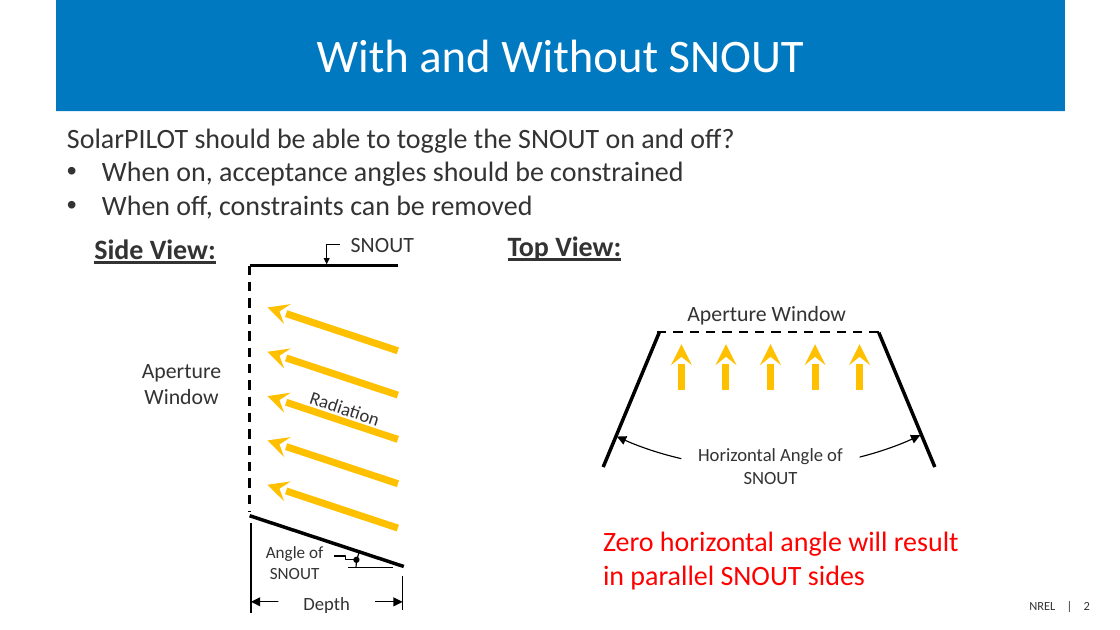
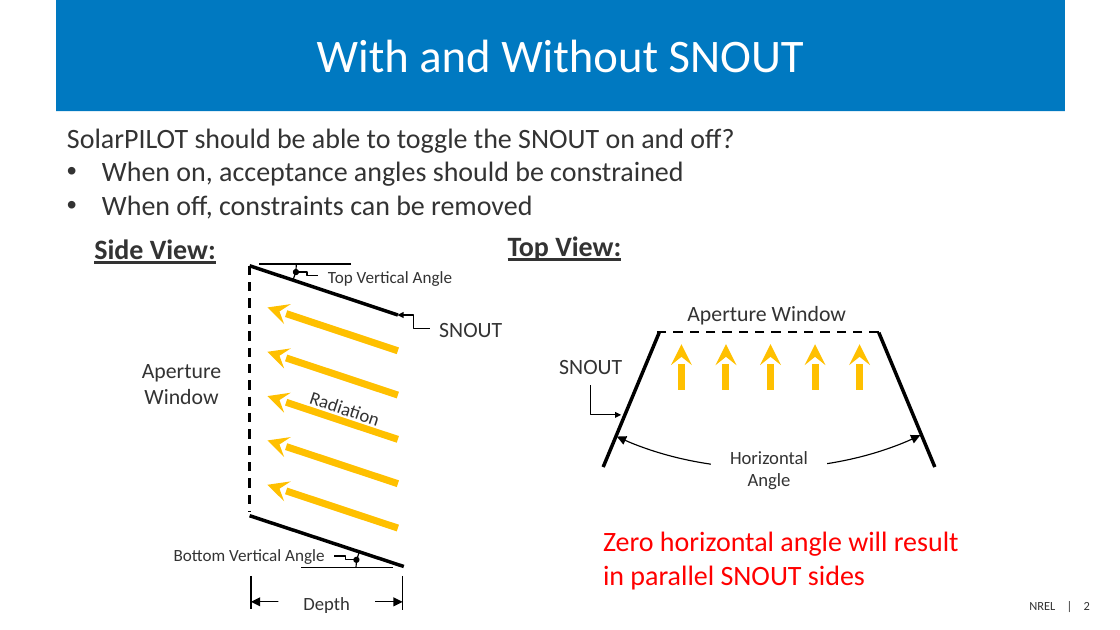
Before and after one commit to NREL/SolarPILOT, a slide deck: slide 2 of help/resource/falling_particle_geometry.pptx. Drawn at 1120x630 pixels with LibreOffice and Linux fonts; fonts in the diff are those of the drawing. Boxes give left, top, right and bottom in pixels: in the first picture for what was removed or moved away, otherwise in the second. Text is boxed around its words. In the diff, an @@ line names an element or a change of style, - is before the commit and + after.

Commit message:
Added SNOUT vertical top angle
-Updated help documentation

```diff
--- a/help/resource/falling_particle_geometry.pptx
+++ b/help/resource/falling_particle_geometry.pptx
@@ line moved from (250, 265) - (398, 265) to (250, 265) - (398, 315) @@
@@ elbow arrow moved from (327, 264) - (339, 244) to (398, 315) - (430, 329) @@
@@ text "SNOUT": place and size @@
-text "SNOUT" at box(351, 238, 414, 252)
+text "SNOUT" at box(439, 323, 502, 337)
@@ group added at box(222, 223, 622, 414): 2 texts, 2 elbow arrows, 1 arc (boxed as its full ellipse), 1 line @@
+Top Vertical Angle
+SNOUT
@@ text at box(730, 451, 808, 489): text changed @@
-Horizontal Angle of SNOUT
+Horizontal Angle
@@ text at box(174, 549, 324, 564): text changed @@
-Angle of SNOUT
+Bottom Vertical Angle
@@ line moved from (348, 568) - (393, 568) to (301, 568) - (393, 568) @@
@@ line moved from (251, 523) - (251, 613) to (251, 576) - (251, 609) @@
```
Also in this commit, not shown: 11 other files.
